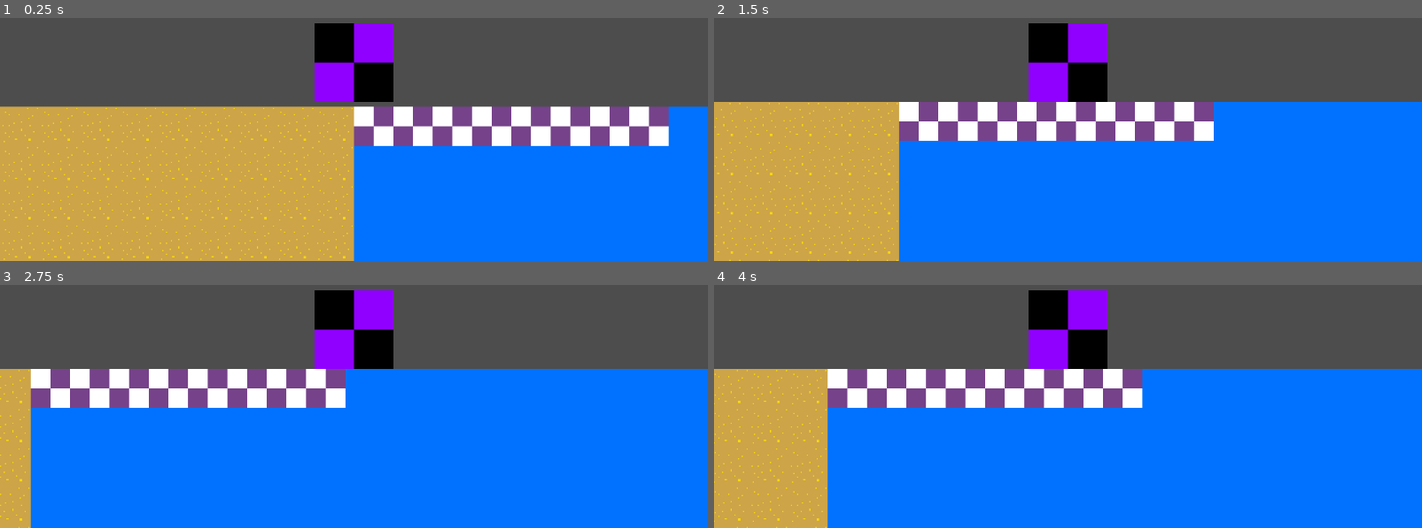
Above: before the commit, frames 1-4 (two rows, left to right).
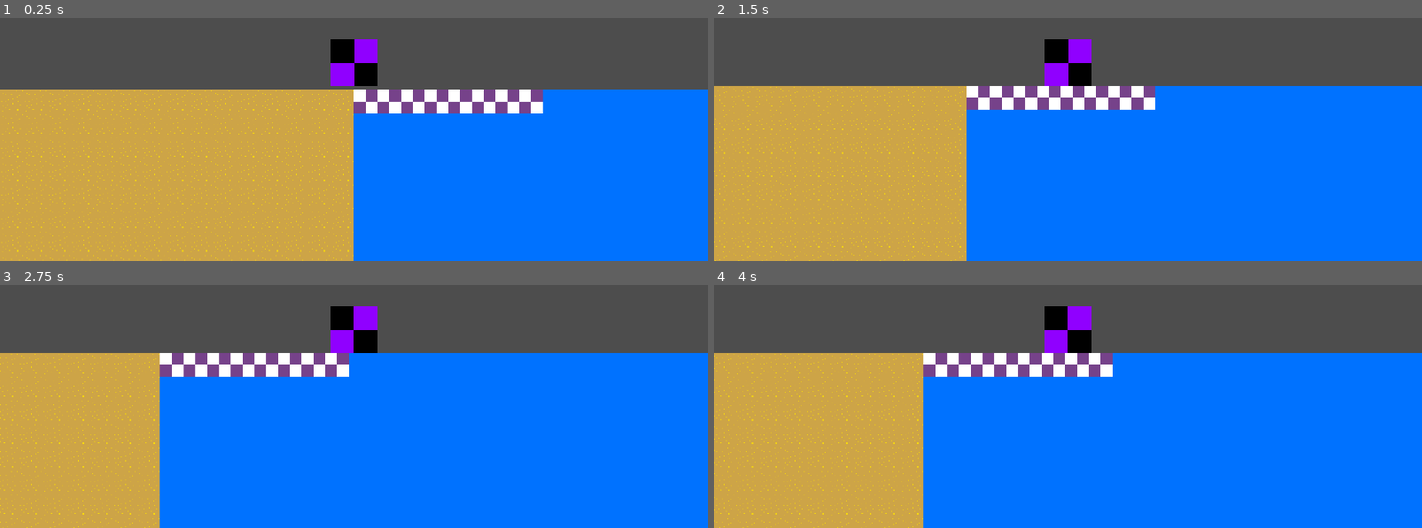
Above: after the commit, the same moments.

Repository: DevMa7e1/gamejam-game
Game: Godot game, scene res://Scenes/scene1.tscn
The game is run twice, just before and just after one commit, with the same random seed, the same clock (stepped at 60 frames per second) and the same inputs.
Inputs:
- Up to frame 1 (0.25 s): no input
- Up to frame 2 (1.5 s): tap Enter (ui_accept) at 0.5, 0.6, 0.77, 1.07, 1.35 s; hold Right (ui_right) 0.53-1.28 s; hold Down (ui_down) from 1.28 s (still down)
- Up to frame 3 (2.75 s): tap Enter (ui_accept) at 1.52, 1.82, 2, 2.1 s; release Down (ui_down) at 2.03 s; hold Right (ui_right) from 2.03 s (still down)
- Up to frame 4 (4 s): release Right (ui_right) at 2.78 s; hold Up (ui_up) 2.78-3.53 s; tap Enter (ui_accept) at 2.85, 3.02, 3.32, 3.5, 3.6, 3.77 s; hold Left (ui_left) from 3.53 s (still down)

The runs differ from the first frame. In frame 1, 18% of the frame differs, in the area x 0-100%, y 2-100%; in frame 2, 20%; in frame 3, 24%; in frame 4, 22%.

Commit message:
Modified fish generation script

Diff:
--- a/Scenes/fish.tscn
+++ b/Scenes/fish.tscn
@@ -1,12 +1,12 @@
 [gd_scene format=3 uid="uid://d3smc1gojt34j"]
 
-[ext_resource type="Script" uid="uid://iw4wowny3oe5" path="res://Scripts/fish-properties.gd" id="1_c4ibo"]
+[ext_resource type="Script" path="res://Scripts/fish-properties.gd" id="1_c4ibo"]
 [ext_resource type="Texture2D" uid="uid://moqvtpqu1715" path="res://Sprites/fish.png" id="1_twvwo"]
 
 [sub_resource type="CapsuleShape2D" id="CapsuleShape2D_c4ibo"]
 radius = 8.0
 
-[node name="Node2D" type="Node2D" unique_id=1861621635]
+[node name="fish" type="Node2D" unique_id=1861621635]
 script = ExtResource("1_c4ibo")
 
 [node name="Sprite2D" type="Sprite2D" parent="." unique_id=1069430865]
--- a/Scenes/scene1.tscn
+++ b/Scenes/scene1.tscn
@@ -53,7 +53,7 @@
 texture = ExtResource("1_2xbvg")
 
 [node name="RigidBody2D" type="RigidBody2D" parent="." unique_id=107888402]
-position = Vector2(0, -40)
+position = Vector2(0, -41)
 lock_rotation = true
 script = ExtResource("1_1mf5u")
 
--- a/Scripts/main.gd
+++ b/Scripts/main.gd
@@ -1,23 +1,49 @@
 extends Node2D
+
+const FISH_SCENE := preload("res://Scenes/fish.tscn")
+const FISH_GROUP := "fish"
+@export var MAX_FISH: int = 20 # CONSTANT
 
 var time = 0.0
 var fish_generate_time = 0
 
+var fishes = 0
+
 var level = 1
 
-# Called when the node enters the scene tree for the first time.
 func gen_fish():
-	var new_fish = preload("res://Scenes/fish.tscn").instantiate()
+	var new_fish = FISH_SCENE.instantiate()
 	new_fish.level = randi_range(1, level)
-	new_fish.position.y = randi_range((new_fish.level-1) * 648 - 32, new_fish.level * 648)
-	$".".add_child(new_fish)
+	new_fish.position.x = randi_range((new_fish.level-1) * 1920 + 50, new_fish.level * 1920)
+	new_fish.position.y = randi_range((new_fish.level-1) * 1080 + 50, new_fish.level * 1080)
+	new_fish.add_to_group(FISH_GROUP)
+	add_child(new_fish)
 	fish_generate_time = time + randi_range(10, 30)
+	fishes += 1
+
+func get_all_fish_positions() -> Array[Vector2]:
+	var fish_positions: Array[Vector2] = []
+	for fish in get_tree().get_nodes_in_group(FISH_GROUP):
+		if fish is Node2D:
+			fish_positions.append((fish as Node2D).global_position)
+	return fish_positions
+
+func print_all_fish_positions() -> void:
+	var fish_positions = get_all_fish_positions()
+	for i in range(fish_positions.size()):
+		print("Fish ", i, " position: ", fish_positions[i])
+	if fish_positions.is_empty():
+		print("No fish found")
+	print("Fish count:", fishes)
+
 
 func _ready() -> void:
 	gen_fish()
 
-# Called every frame. 'delta' is the elapsed time since the previous frame.
 func _process(delta: float) -> void:
 	time += delta
-	if fish_generate_time <= time:
+	if fish_generate_time <= time && fishes < MAX_FISH:
 		gen_fish()
+
+	if Input.is_action_just_pressed("ui_accept"):
+		print_all_fish_positions()
--- a/project.godot
+++ b/project.godot
@@ -15,6 +15,11 @@
 config/features=PackedStringArray("4.6", "Forward Plus")
 config/icon="res://icon.svg"
 
+[display]
+
+window/size/viewport_width=1920
+window/size/viewport_height=1080
+
 [physics]
 
 3d/physics_engine="Jolt Physics"
Not shown: 1 places in Scenes/scene1.tscn that only renumber resources
